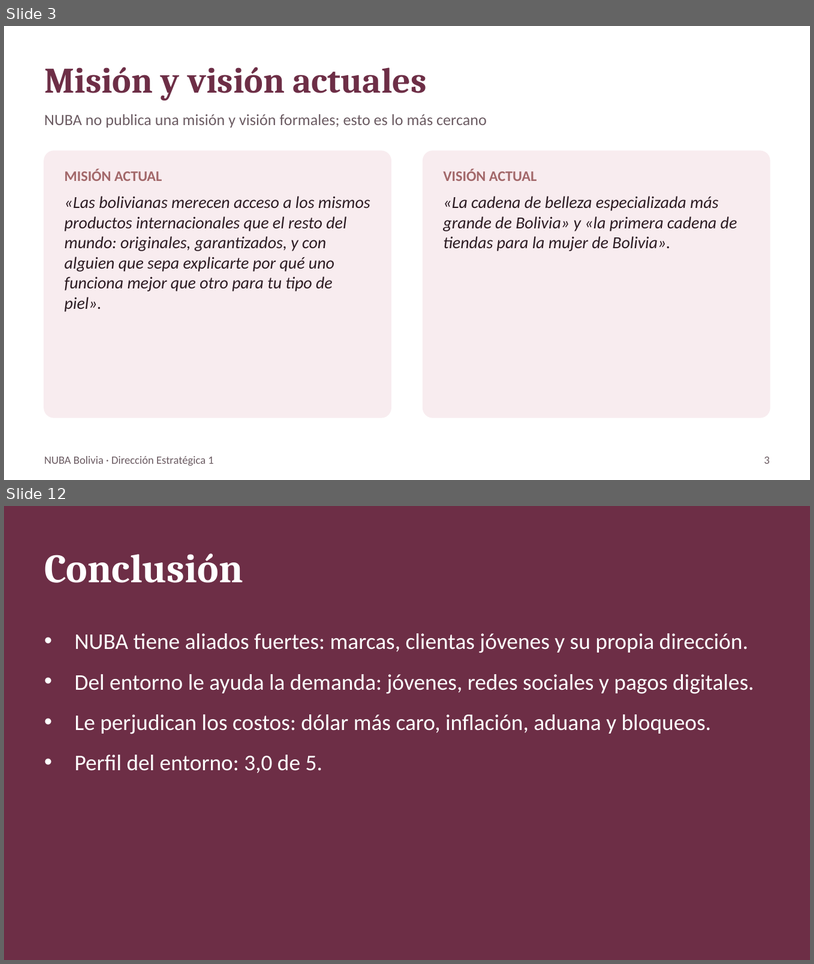
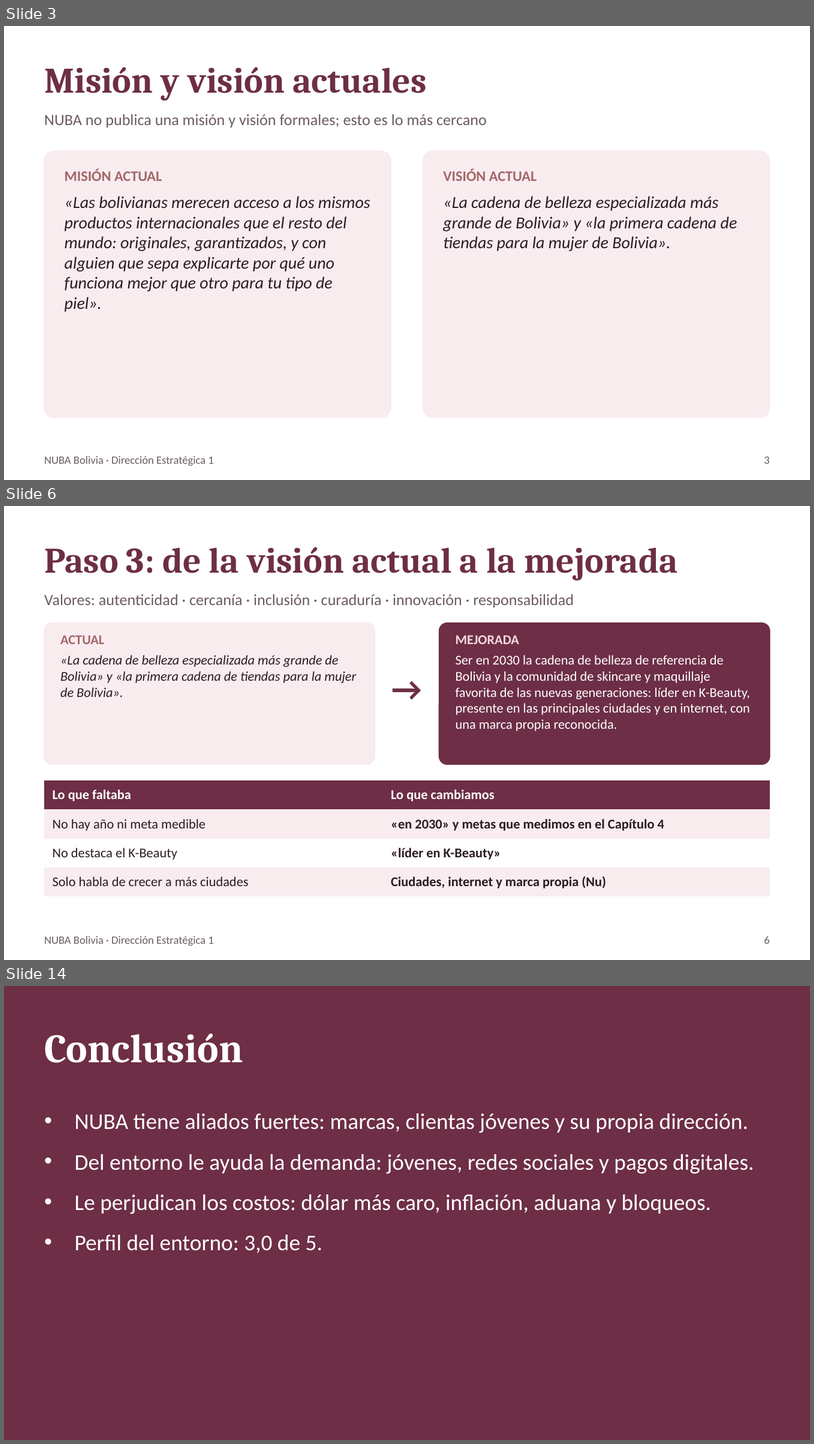
Before and after one commit to dholler01/SVDA, a slide deck: diapositivas/NUBA_Presentacion.pptx. Shown one above the other, each under a label of ours: slides 3 and 12 before the commit, slides 3, 6 and 14 after it; the slides between them are not shown. The pictures are 814x964 and 814x1444 pixels, drawn with LibreOffice and Linux fonts; fonts in the diff are those of the drawing. Boxes give left, top, right and bottom in pixels: in the first picture for what was removed or moved away, otherwise in the second. Text is boxed around its words. In the diff, an @@ line names an element or a change of style, - is before the commit and + after.

```diff
--- a/diapositivas/NUBA_Presentacion.pptx
+++ b/diapositivas/NUBA_Presentacion.pptx
@@ slide 6 added at [4, 506, 810, 960], background #FFFFFF @@
@@ text added at [44, 547, 678, 580], 32 pt, text #6D2E46, bold @@
+Paso 3: de la visión actual a la mejorada
@@ text added at [44, 594, 574, 607], 14 pt, text #6B5B62 @@
+Valores: autenticidad · cercanía · inclusión · curaduría · innovación · responsabilidad
@@ rounded rectangle added at [44, 623, 375, 764], fill #F8ECEF, outline #F8ECEF 1 pt @@
@@ rounded rectangle added at [440, 623, 770, 764], fill #6D2E46, outline #6D2E46 1 pt @@
@@ text added at [60, 635, 104, 644], 12 pt, text #A26769, bold @@
+ACTUAL
@@ text added at [456, 635, 519, 644], 12 pt, text #F3D9E0, bold @@
+MEJORADA
@@ text added at [60, 655, 356, 697], 12 pt, text #2B1B22, italic @@
+«La cadena de belleza especializada más grande de Bolivia» y «la primera cadena de tiendas para la mujer de Bolivia».
@@ text added at [377, 667, 438, 708], 30 pt, text #6D2E46, bold @@
+→
@@ text added at [456, 655, 750, 731], 12 pt, text #FFFFFF @@
+Ser en 2030 la cadena de belleza de referencia de Bolivia y la comunidad de skincare y maquillaje favorita de las nuevas generaciones: líder en K-Beauty, presente en las principales ciudades y en internet, con una marca propia reconocida.
@@ table added at [44, 780, 770, 891], 4 rows, 2 columns @@
+Lo que faltaba | Lo que cambiamos
+No hay año ni meta medible | «en 2030» y metas que medimos en el Capítulo 4
+No destaca el K-Beauty | «líder en K-Beauty»
+Solo habla de crecer a más ciudades | Ciudades, internet y marca propia (Nu)
@@ text added at [44, 936, 213, 945], 10 pt, text #6B5B62 @@
+NUBA Bolivia · Dirección Estratégica 1
@@ text added at [764, 936, 770, 943], 10 pt, text #6B5B62 @@
+6
@@ what was slide 12 is now slide 14 @@
```
Also in this commit, not shown: 9 slides changed, 1 other slide added, 1 other file.
